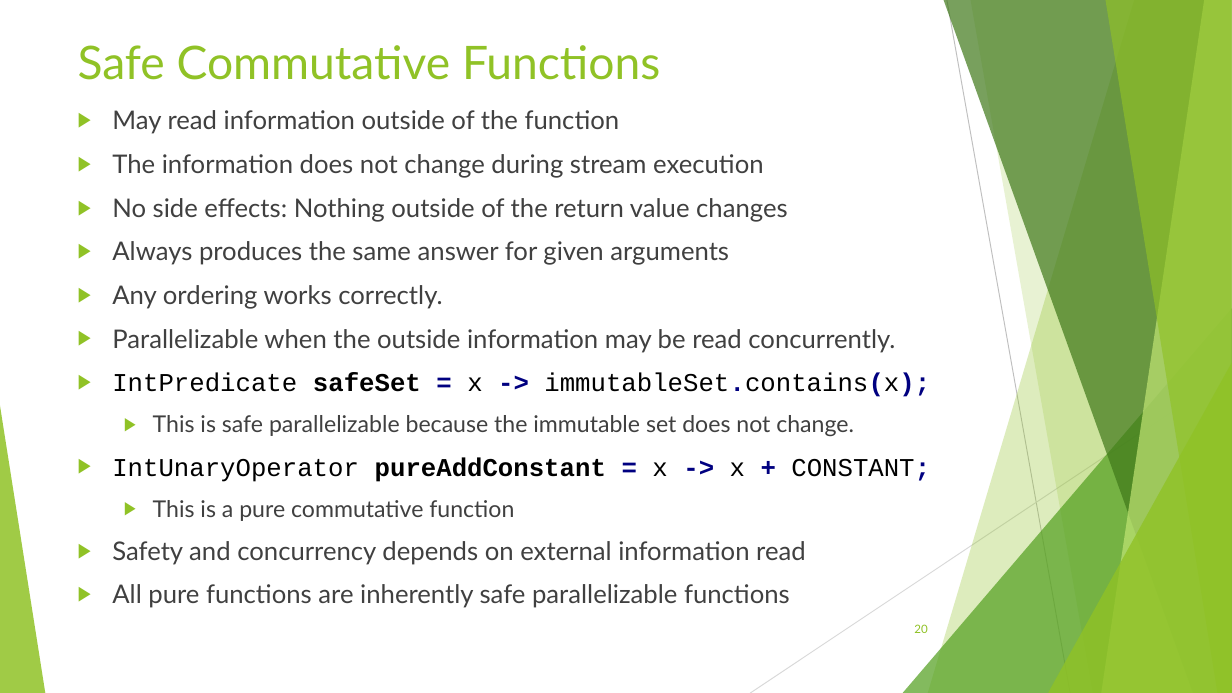
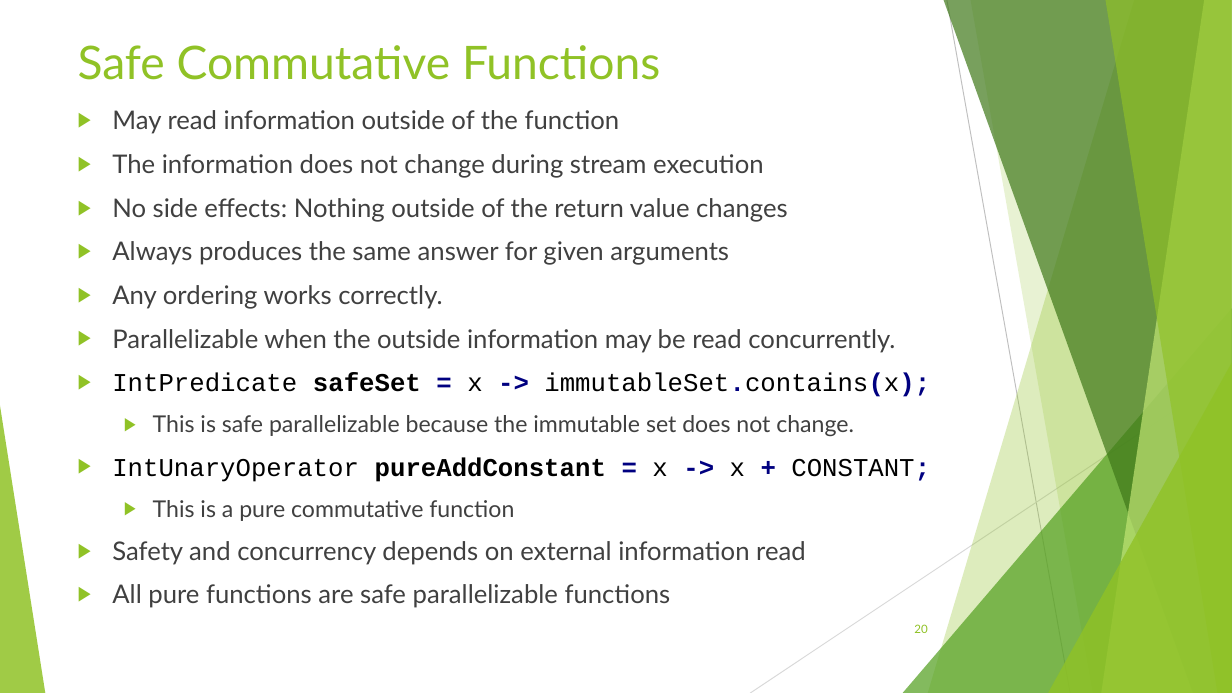
Before and after one commit to RichardRoda/2017-CodePaLOUsa-Lambda, a slide deck: slide 20 of Learning to Love the Lambda in the Stream.pptx. Drawn at 1232x693 pixels with LibreOffice and Linux fonts; fonts in the diff are those of the drawing. Boxes give left, top, right and bottom in pixels: in the first picture for what was removed or moved away, otherwise in the second. Text is boxed around its words. In the diff, an @@ line names an element or a change of style, - is before the commit and + after.

```diff
--- a/Learning to Love the Lambda in the Stream.pptx
+++ b/Learning to Love the Lambda in the Stream.pptx
@@ text at (x1=112, y1=584, x2=671, y2=608): text changed @@
-▶ All pure functions are inherently safe parallelizable functions
+▶ All pure functions are safe parallelizable functions
```
Also in this commit, not shown: 4 other slides changed.
